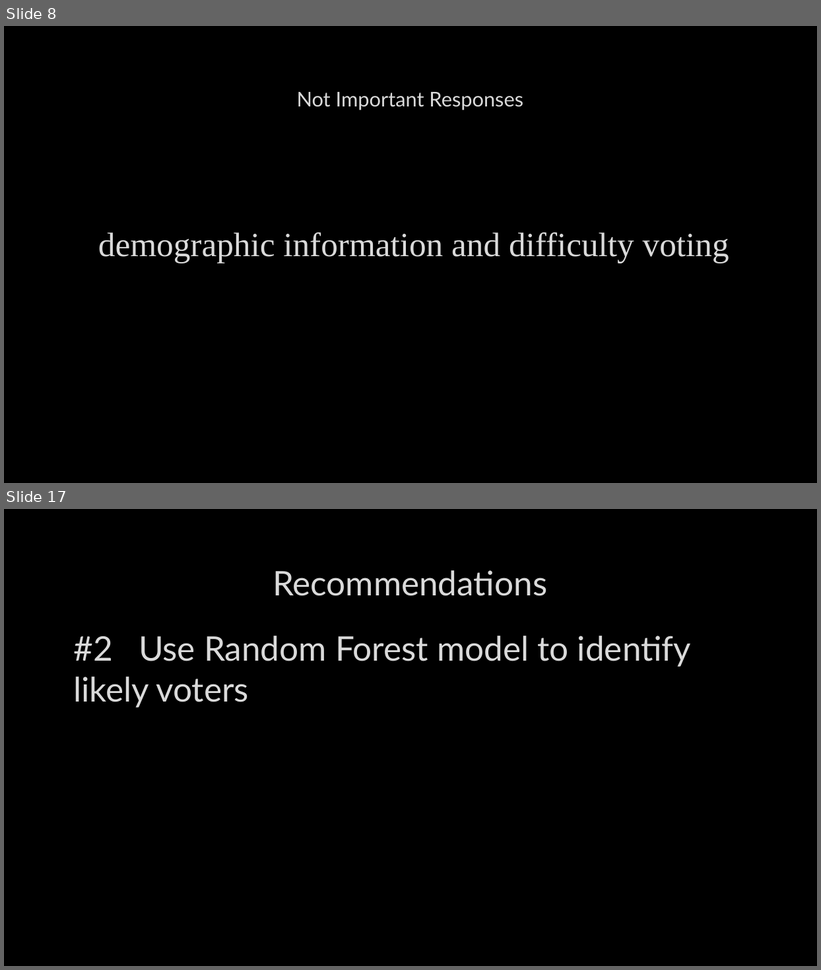
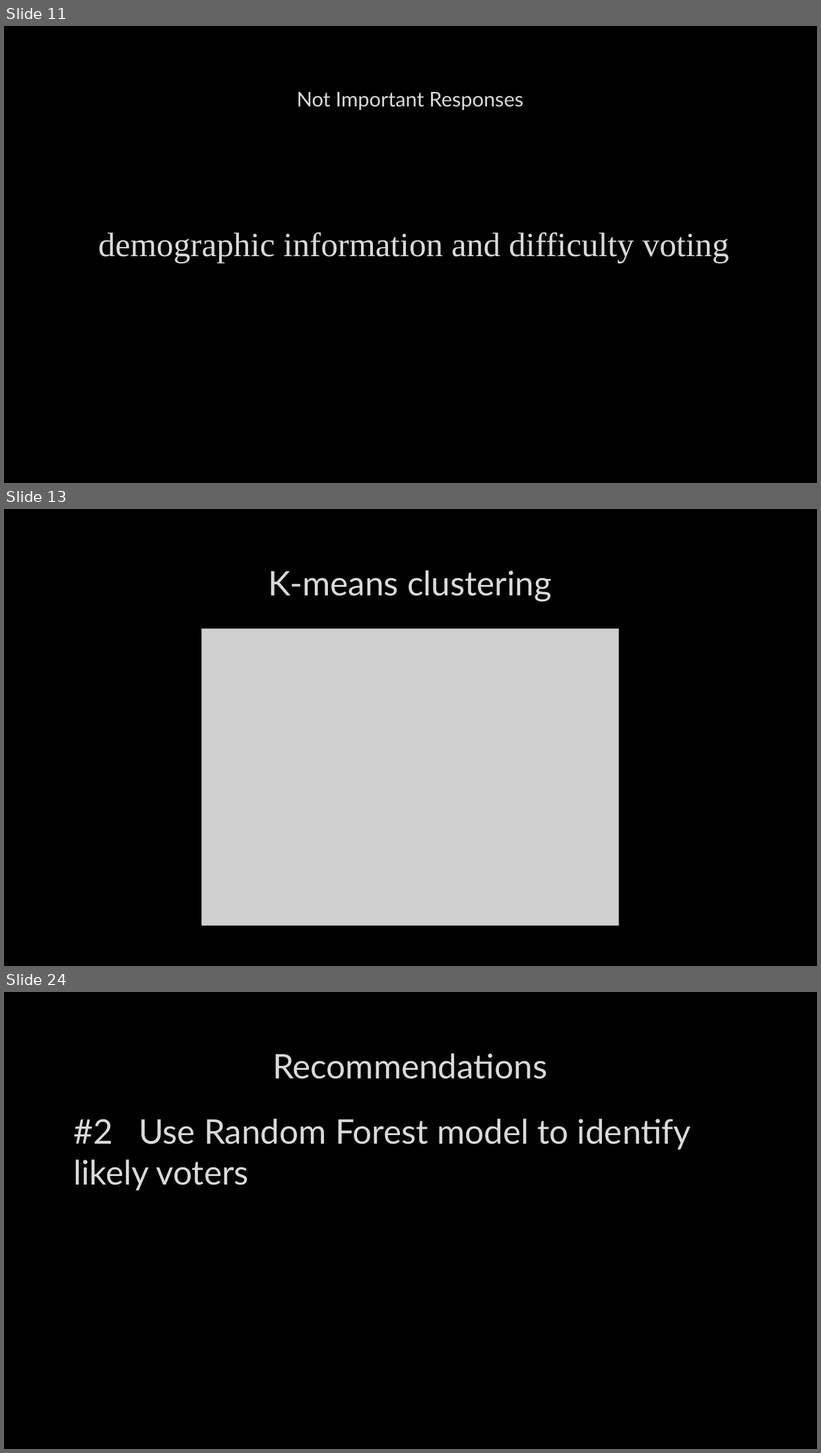
Before and after one commit to drewb8419/nonvoters, a slide deck: Final_Report/Capstone_nonvoters_presentation.pptx. Shown one above the other, each under a label of ours: slides 8 and 17 before the commit, slides 11, 13 and 24 after it; the slides between them are not shown. The pictures are 821x970 and 821x1453 pixels, drawn with LibreOffice and Linux fonts; fonts in the diff are those of the drawing; grey boxes stand for pictures; background and template pictures are left out. Boxes give left, top, right and bottom in pixels: in the first picture for what was removed or moved away, otherwise in the second. Text is boxed around its words. In the diff, an @@ line names an element or a change of style, - is before the commit and + after.

```diff
--- a/Final_Report/Capstone_nonvoters_presentation.pptx
+++ b/Final_Report/Capstone_nonvoters_presentation.pptx
@@ slide 13 added at (4,509,817,966), background picture (left out) @@
@@ title added at (269,570,552,601), 40 pt, text #DADADA @@
+K-means clustering
@@ picture added at (202,628,620,925) @@
@@ what was slide 8 is now slide 11 @@
@@ what was slide 17 is now slide 24 @@
```
Also in this commit, not shown: 9 slides changed, 8 other slides added, 2 slides removed.
